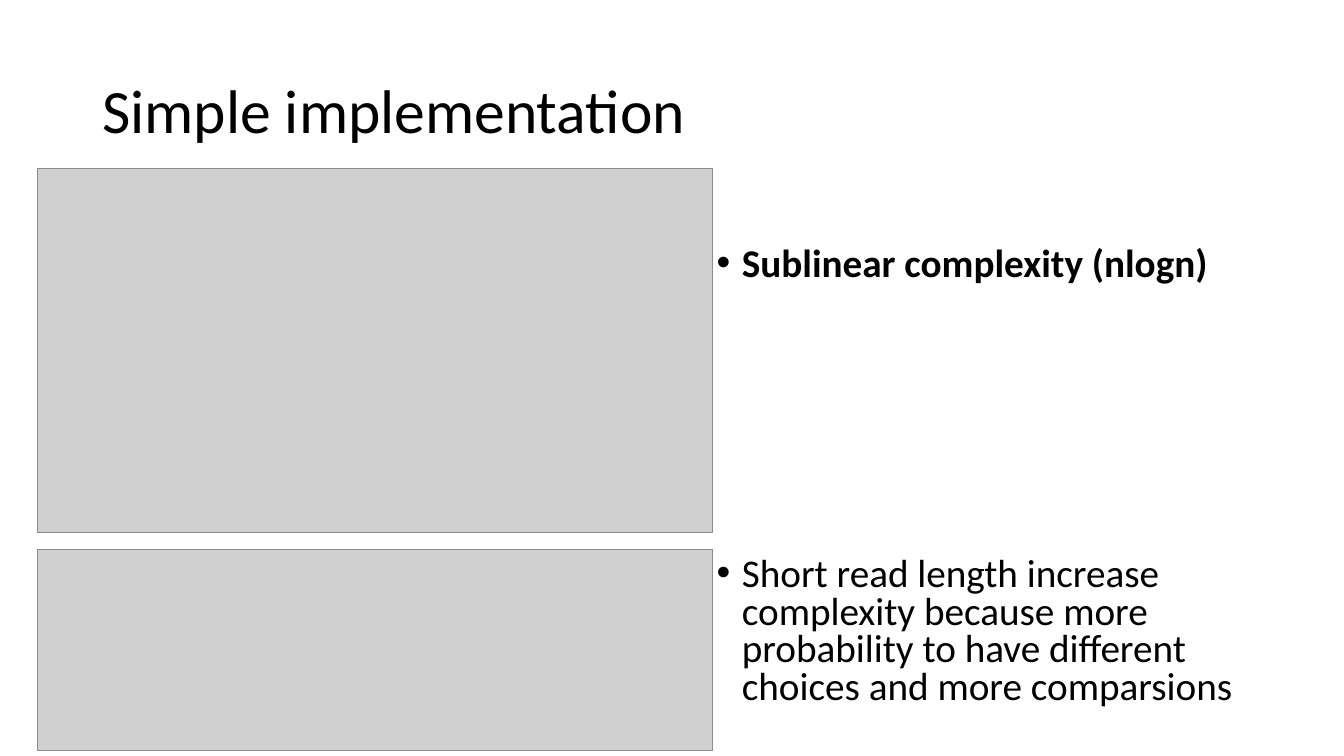
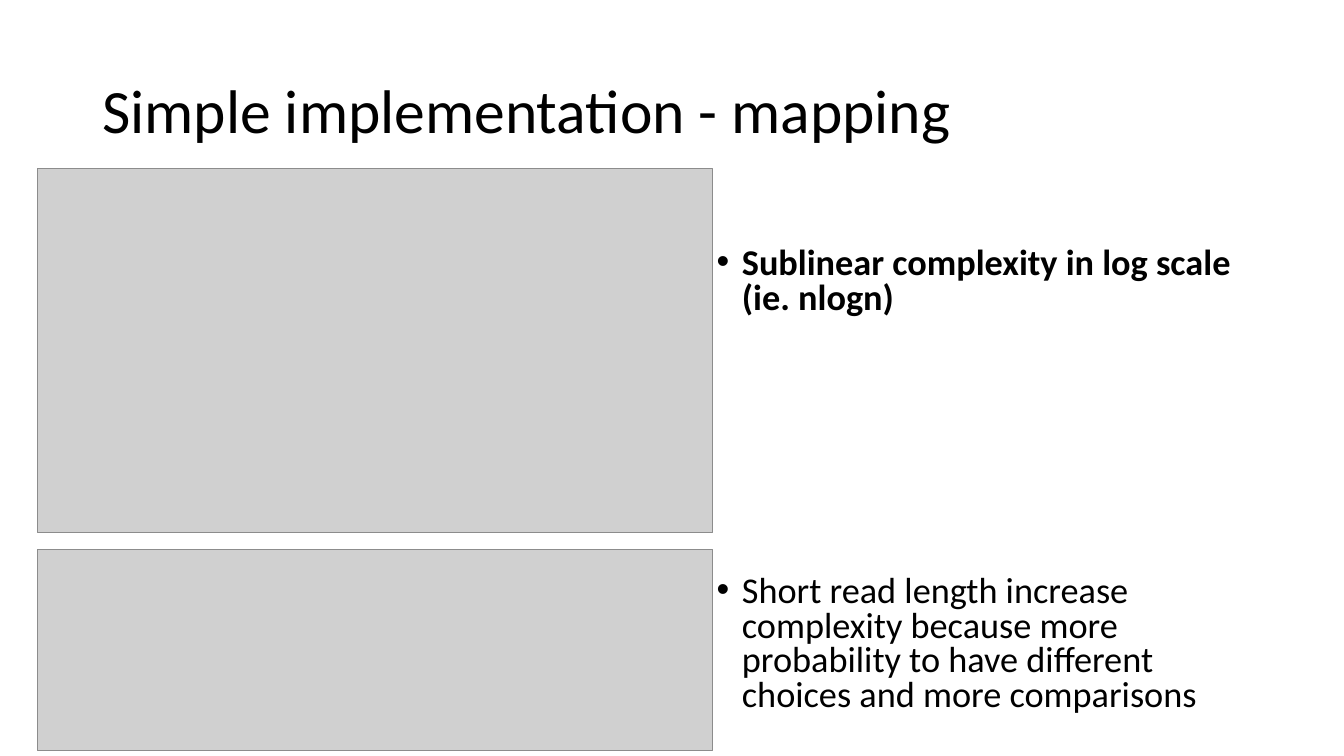
Before and after one commit to Coohrentiin/Index-structure-and-mapping, a slide deck: slide 14 of EXAM-Genome mapping.pptx (slide 16 before the commit). Drawn at 1344x756 pixels with LibreOffice and Linux fonts; fonts in the diff are those of the drawing; grey boxes stand for pictures. Boxes give left, top, right and bottom in pixels: in the first picture for what was removed or moved away, otherwise in the second. Text is boxed around its words. In the diff, an @@ line names an element or a change of style, - is before the commit and + after.

Commit message:
update presentation

```diff
--- a/EXAM-Genome mapping.pptx
+++ b/EXAM-Genome mapping.pptx
@@ title at <box>102,90,950,144</box>: text changed @@
-Simple implementation
+Simple implementation - mapping
@@ text at <box>742,249,1230,713</box>: text changed; size 28 to 25.9 pt @@
-• Sublinear complexity (nlogn)
-• Short read length increase complexity because more probability to have different choices and more comparsions
+• Sublinear complexity in log scale (ie. nlogn)
+• Short read length increase complexity because more probability to have different choices and more comparisons
```
Also in this commit, not shown: 4 other slides changed, 2 slides added, 4 slides removed, 1 other file.
